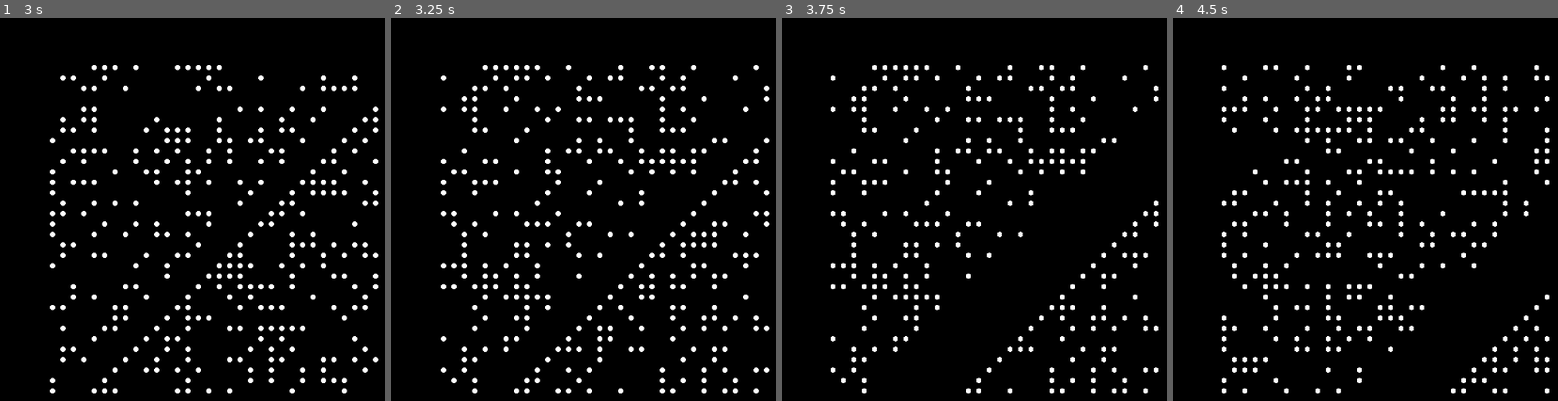
Above: before the commit, frames 1-4 (left to right).
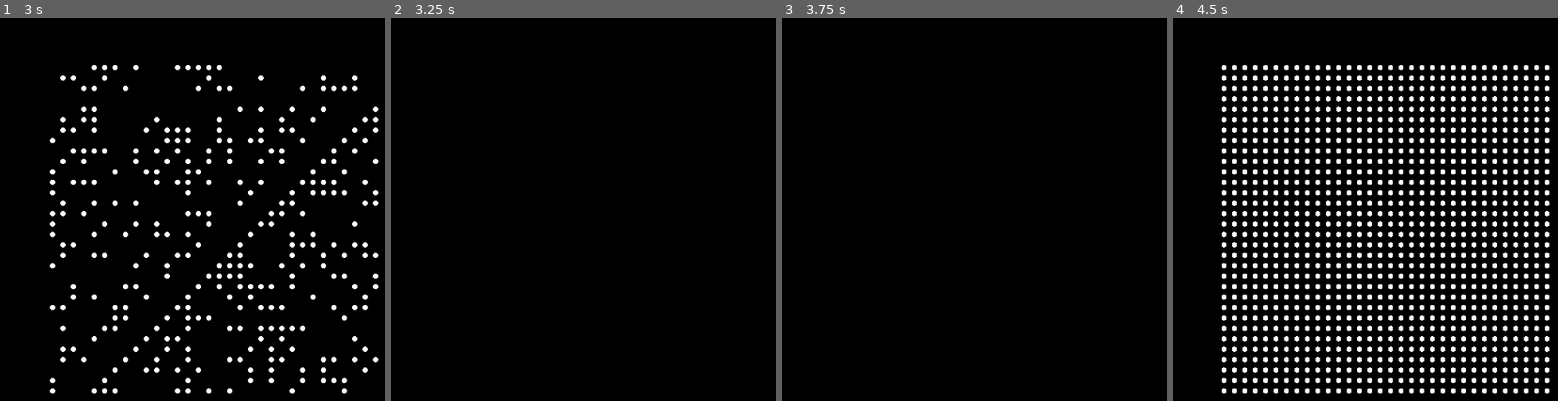
Above: after the commit, the same moments.

Repository: timvisee/38c3-dots
Game: Godot game, scene res://scenes/main.tscn
Two runs of this game, one before a commit and one after it. Both use one fixed random seed, a clock stepped at 60 frames per second and the inputs below.
Inputs:
- Up to frame 1 (3 s): tap Enter (ui_accept) at 0.5, 0.77, 1.52, 2.75 s; hold Right (ui_right) 0.53-1.28 s; hold Down (ui_down) 1.28-2.03 s; hold Right (ui_right) 2.03-2.78 s; hold Up (ui_up) from 2.78 s (still down)
- Up to frame 2 (3.25 s): keep holding Up (ui_up); tap Enter (ui_accept) at 3.02 s
- Up to frame 3 (3.75 s): release Up (ui_up) at 3.53 s; hold Left (ui_left) from 3.53 s (still down)
- Up to frame 4 (4.5 s): keep holding Left (ui_left); tap Enter (ui_accept) at 3.77 s

Frame 1 is identical in both runs. In frame 2, 5.7% of the frame differs, in the area x 12-99%, y 12-99%; in frame 3, 4.5%; in frame 4, 13%, in the area x 12-98%, y 12-99%.

Commit message:
Cycle stories

Diff:
--- a/scripts/StoryRunner.gd
+++ b/scripts/StoryRunner.gd
@@ -1,15 +1,15 @@
 extends Node
-
-
-@onready var grid = $"../Center/Margin/Grid";
-@onready var width = grid.WIDTH;
-@onready var height = grid.HEIGHT;
 
 const STORIES_PATH = "res://stories";
 const STORIES_EXTENSION = "gd";
+const STORY_INTERVAL_MSEC = 3 * 1000;
+
+@onready var grid = $"../Center/Margin/Grid";
 
 var story = null;
 var story_files = [];
+var story_start = 0;
+
 
 func _ready():
 	var stories = load_stories();
@@ -17,8 +17,10 @@
 
 
 var frame = 0;
-var last = 0;
 func _process(_delta):
+	if Time.get_ticks_msec() - self.story_start > STORY_INTERVAL_MSEC:
+		self.next_story();
+
 	frame += 1;
 	if frame < 5:
 		return;
@@ -34,11 +36,13 @@
 		return;
 
 	var path = self.story_files[0];
+	self.story_files.push_back(self.story_files.pop_front());
 	var script = load(path).new();
 
 	if self.story != null:
 		self.story.queue_free();
 	self.story = script;
+	self.story_start = Time.get_ticks_msec();
 
 	self.story.grid = self.grid;
 	self.story.width = self.grid.WIDTH;
--- /dev/null
+++ b/stories/Blink.gd
@@ -0,0 +1,22 @@
+extends Node
+
+
+var grid;
+var width;
+var height;
+
+
+func _start():
+	draw(self.on);
+
+
+var on = true;
+func _frame(_delta):
+	self.on = !self.on;
+	draw(self.on);
+
+
+func draw(enabled: bool):
+	for x in range(width):
+		for y in range(height):
+			grid.set_dot(x, y, enabled);
--- a/stories/Scan.gd
+++ b/stories/Scan.gd
@@ -7,24 +7,23 @@
 
 
 func _start():
-	# Clear panels
+	# Clear dots
 	for x in range(width):
 		for y in range(height):
 			grid.set_dot(x, y, false);
 
 
-var last = 0;
+var index = 0;
 func _frame(_delta):
-	print("FRAME");
-	set_pix(last, true);
-	set_pix(last - 1, false);
+	line(index, true);
+	line(index - 1, false);
 
-	last += 1;
-	if (last > (width + height)):
-		last = 0;
+	index += 1;
+	if (index > (width + height)):
+		index = 0;
 
 
-func set_pix(i: int, enabled: bool):
+func line(i: int, enabled: bool):
 	for x in range(width):
 		var y = i - x;
 		if x >= width || y < 0 || y >= height:
